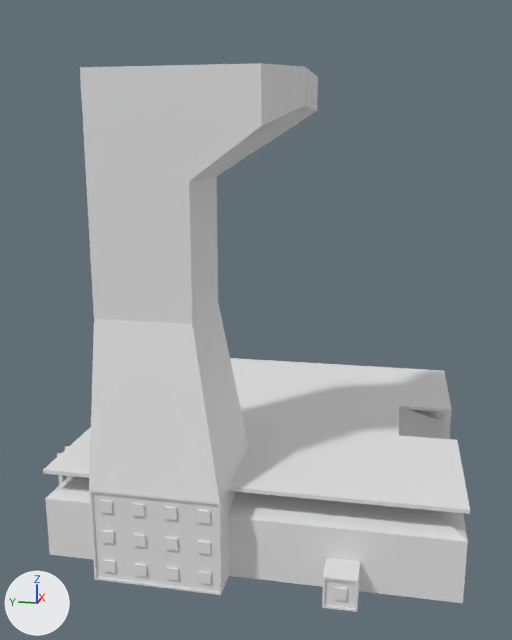
The OBJ model src/main/resources/assets/hbm/models/machines/rocket_pad.obj: old version first, new version second.
The view is the same before and after, from a 50 mm lens placed at (-25.5, -4.2, 12.9), pointed at (-0.9, 0.8, 6.8). The lights are fixed; the arrows at lower left show +X, +Y and +Z. Where no turn or scale is listed for an object, it has been applied to the vertices. Vertices at the same position are counted once.

In view in the first picture: 'Base', 'Tower_Base', 'Tower_Cap', 'Tower_Segment', 'Tower_Segment_Small'.
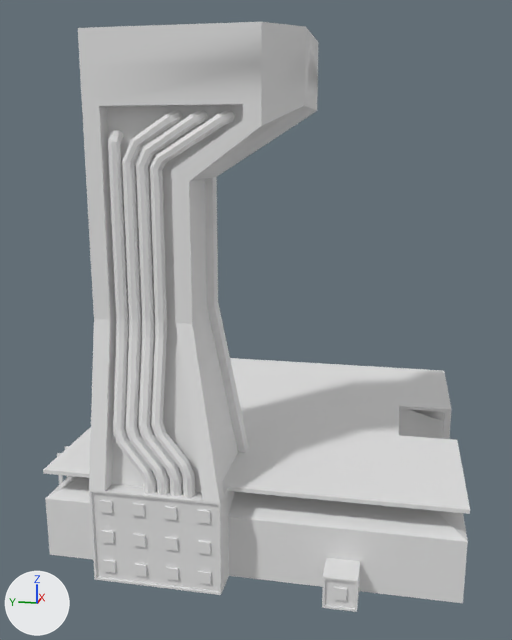
Location of each change, (x1, y1, x2, y2) in pixels of the pictures (512 x 640 px):
'Tower_Cap', reshaped (34% taller)
    before: (80, 63, 318, 181)
    after: (78, 22, 319, 181)
part 1 of me_tower_base, added
    after: (151, 321, 195, 498)
part 2 of me_tower_base, added
    after: (138, 320, 182, 496)
part 3 of me_tower_base, added
    after: (126, 320, 169, 495)
part 4 of me_tower_base, added
    after: (113, 319, 156, 494)
part 5 of me_tower_base, built on
    before: (206, 305, 247, 493)
    after: (102, 305, 247, 500)
part 6 of me_tower_cap, added
    after: (150, 110, 235, 181)
part 7 of me_tower_cap, added
    after: (136, 110, 208, 181)
part 8 of me_tower_cap, added
    after: (122, 110, 183, 181)
part 9 of me_tower_cap, added
    after: (108, 130, 124, 180)
part 10 of me_tower_cap, added
    after: (78, 22, 319, 181)
part 11 of me_tower_segment, added
    after: (152, 217, 167, 322)
part 12 of me_tower_segment, added
    after: (138, 217, 154, 321)
part 13 of me_tower_segment, added
    after: (125, 217, 141, 321)
part 14 of me_tower_segment, added
    after: (111, 216, 128, 320)
part 15 of me_tower_segment, built on
    before: (203, 210, 215, 312)
    after: (102, 210, 215, 323)
part 16 of me_tower_segment_small, added
    after: (150, 181, 164, 217)
part 17 of me_tower_segment_small, added
    after: (137, 181, 150, 217)
part 18 of me_tower_segment_small, added
    after: (123, 180, 137, 217)
part 19 of me_tower_segment_small, added
    after: (110, 180, 124, 217)
part 20 of me_tower_segment_small, built on
    before: (199, 177, 215, 213)
    after: (100, 177, 215, 218)

The change in detail:
me_tower_base is used by ob_tower_base; location (0.0, 0.0, 0.0).
me_tower_base had 116 vertices, 140 faces and spanned x -7.5..-3.5, y 0.5..4.5, z 3.0..8.0.
me_tower_base now has 360 vertices, 520 faces and spans x -7.5..-3.5, y 0.5..4.5, z 3.0..8.0.
me_tower_base part 1: a new loose piece of 56 vertices spanning x -7.38..-6.12, y 1.32..2.68, z 3.0..8.0.
me_tower_base part 2: a new loose piece of 56 vertices spanning x -7.38..-6.12, y 1.72..3.08, z 3.0..8.0.
me_tower_base part 3: a new loose piece of 56 vertices spanning x -7.38..-6.12, y 2.12..3.48, z 3.0..8.0.
me_tower_base part 4: a new loose piece of 56 vertices spanning x -7.38..-6.12, y 2.52..3.88, z 3.0..8.0.
me_tower_base part 5: 4 vertices removed from x -5.5..-4.5, y 0.5..1.5, z 3.0..8.0; 24 vertices added at x -7.5..-3.5, y 0.5..4.0, z 3.0..8.0.
me_tower_cap is used by ob_tower_cap; location (0.0, 0.0, 0.0).
me_tower_cap had 101 vertices, 142 faces and spanned x -6.5..-0.5, y -1.5..4.5, z 12.0..15.0.
me_tower_cap now has 316 vertices, 478 faces and spans x -6.5..-0.5, y -1.5..4.5, z 12.0..16.0.
me_tower_cap part 6: a new loose piece of 48 vertices spanning x -6.48..-6.0, y 0.32..2.68, z 12.0..13.88.
me_tower_cap part 7: a new loose piece of 48 vertices spanning x -6.48..-6.0, y 1.07..3.08, z 12.0..13.88.
me_tower_cap part 8: a new loose piece of 48 vertices spanning x -6.48..-6.0, y 1.77..3.48, z 12.0..13.88.
me_tower_cap part 9: a new loose piece of 40 vertices spanning x -6.48..-6.0, y 3.52..3.88, z 12.0..13.38.
me_tower_cap part 10: 31 vertices added at x -6.5..-2.5, y -1.5..4.5, z 12.0..16.0.
me_tower_segment is used by ob_tower_segment; location (0.0, 0.0, 0.0).
me_tower_segment had 84 vertices, 108 faces and spanned x -6.5..-3.5, y 1.5..4.5, z 8.0..11.0.
me_tower_segment now has 168 vertices, 168 faces and spans x -6.5..-3.5, y 1.5..4.5, z 8.0..11.0.
me_tower_segment part 11: a new loose piece of 16 vertices spanning x -6.48..-6.12, y 2.32..2.68, z 8.0..11.0.
me_tower_segment part 12: a new loose piece of 16 vertices spanning x -6.48..-6.12, y 2.72..3.08, z 8.0..11.0.
me_tower_segment part 13: a new loose piece of 16 vertices spanning x -6.48..-6.12, y 3.12..3.48, z 8.0..11.0.
me_tower_segment part 14: a new loose piece of 16 vertices spanning x -6.48..-6.12, y 3.52..3.88, z 8.0..11.0.
me_tower_segment part 15: 1 vertex moved from x -4.5, y 1.5, z 8.0 to x -4.0, y 1.5, z 8.0; 3 vertices removed from x -5.5..-4.5, y 1.5, z 8.0..11.0; 23 vertices added at x -6.5..-3.5, y 1.5..4.0, z 8.0..11.0.
me_tower_segment_small is used by ob_tower_segment_small; location (0.0, 0.0, 0.0).
me_tower_segment_small had 52 vertices, 76 faces and spanned x -6.5..-3.5, y 1.5..4.5, z 11.0..12.0.
me_tower_segment_small now has 136 vertices, 136 faces and spans x -6.5..-3.5, y 1.5..4.5, z 11.0..12.0.
me_tower_segment_small part 16: a new loose piece of 16 vertices spanning x -6.48..-6.12, y 2.32..2.68, z 11.0..12.0.
me_tower_segment_small part 17: a new loose piece of 16 vertices spanning x -6.48..-6.12, y 2.72..3.08, z 11.0..12.0.
me_tower_segment_small part 18: a new loose piece of 16 vertices spanning x -6.48..-6.12, y 3.12..3.48, z 11.0..12.0.
me_tower_segment_small part 19: a new loose piece of 16 vertices spanning x -6.48..-6.12, y 3.52..3.88, z 11.0..12.0.
me_tower_segment_small part 20: 4 vertices removed from x -5.5..-4.5, y 1.5, z 11.0..12.0; 24 vertices added at x -6.5..-3.5, y 1.5..4.0, z 11.0..12.0.
